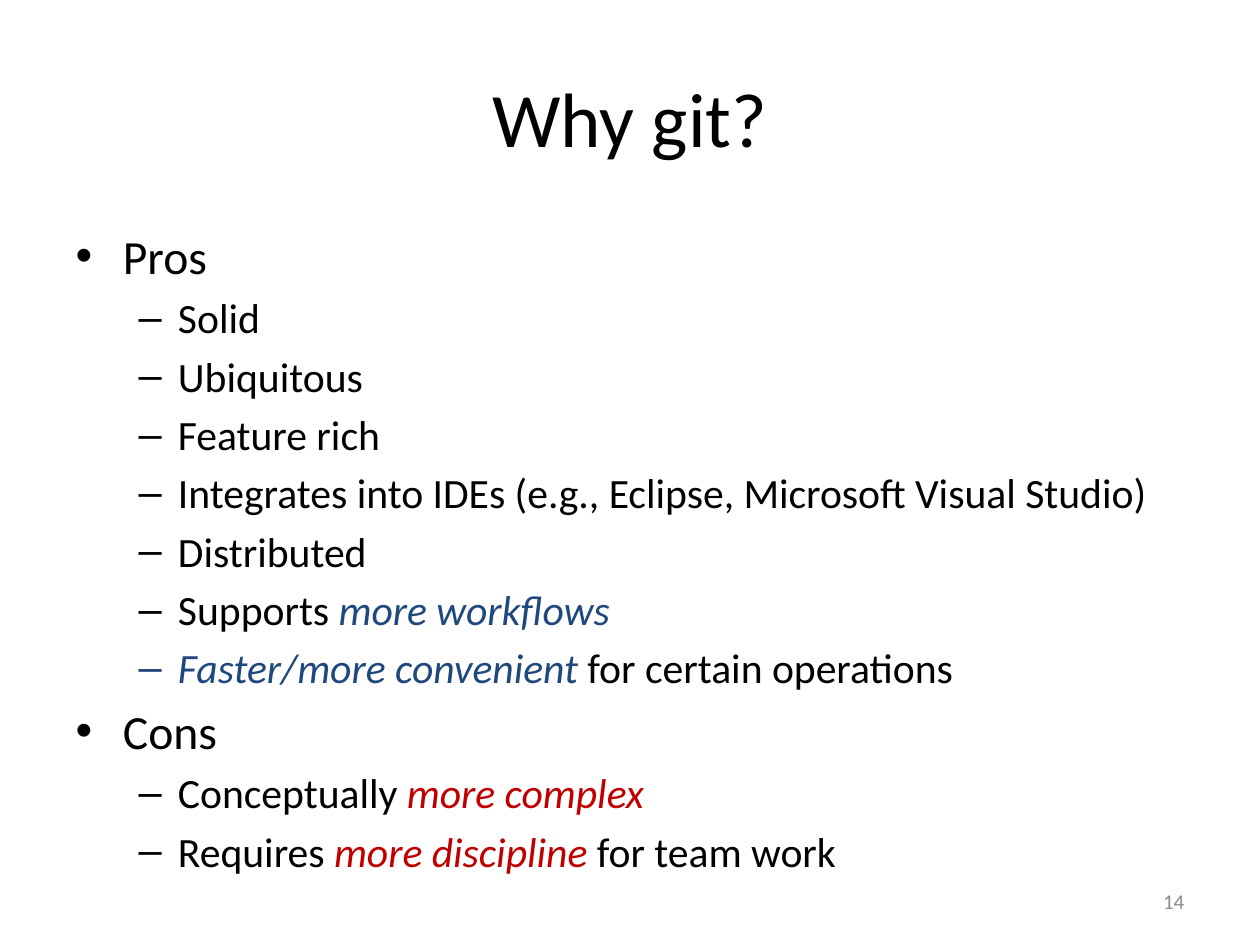
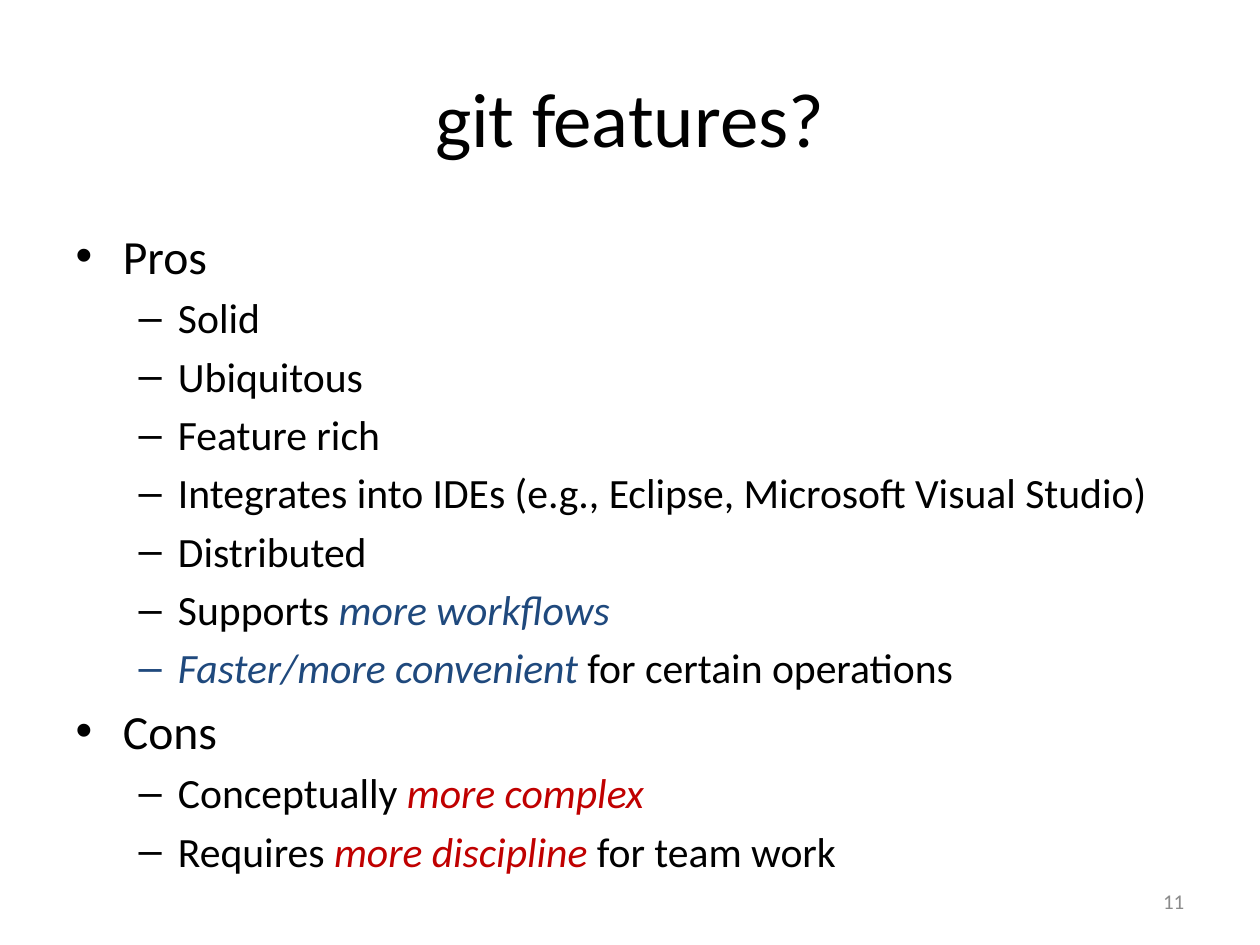
Before and after one commit to gjbex/Version-control-with-git, a slide deck: slide 11 of version_control_git.pptx (slide 14 before the commit). Drawn at 1260x945 pixels with LibreOffice and Linux fonts; fonts in the diff are those of the drawing. Boxes give left, top, right and bottom in pixels: in the first picture for what was removed or moved away, otherwise in the second. Text is boxed around its words. In the diff, an @@ line names an element or a change of style, - is before the commit and + after.

```diff
--- a/version_control_git.pptx
+++ b/version_control_git.pptx
@@ title at <box>435,94,824,161</box>: text changed @@
-Why git?
+git features?
@@ page number at <box>1163,895,1184,909</box>: text changed @@
-14
+11
```
Also in this commit, not shown: 4 slides removed.
